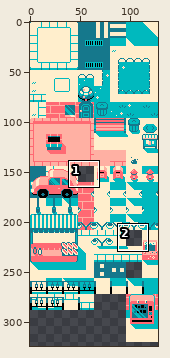
File history of a pixel-art file, tools/porytiles/_raw_tilesets/primary/tamatown/tilesetase.ase. Above, an overview of the earlier version with the close-up marked.
Close-up. As it was:
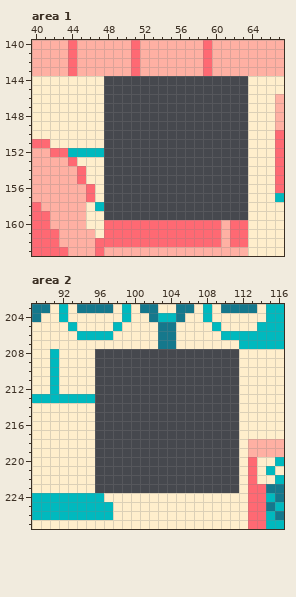
128x336 pixels, 1 frame. Shown: area 1: x 40..67, y 140..163; area 2: x 89..116, y 203..227. The wide view leaves out empty margins.
The same view after the edit:
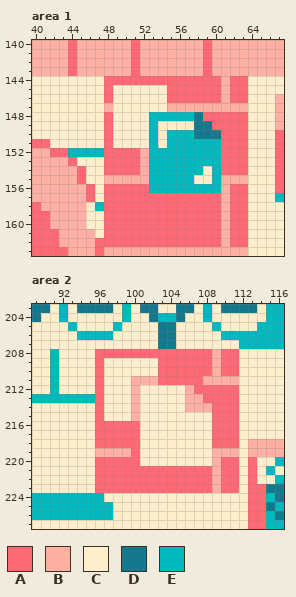
Palette (. is transparent): A #ff6973  B #ffb0a3  C #ffeecc  D #15788c  E #00b9be
From old to new:
Changed rows in their new state; - is an unchanged pixel.
Area 1, layers "middle", "bottom":
first column x 48:
144 AAAAAAAAAAAAABAA
145 ACCCCCCAAAAAABAA
146 ACCCCCCAAAAAABAA
147 BCCCCCCBBBBBBBBB
148 ACCCCEEEEEDAAAAA
149 ACCCCECCCCDDAAAA
150 ACCCCECEEEDDDAAA
151 ACCCCECEEEEEEAAA
152 AAAABEEEEEEEEAAA
153 AAAABEEEEEEEEAAA
154 AAAABEEEEEECEAAA
155 BBBBBEEEEECCEBBB
156 AAAAAEEEEEEEEBAA
157 AAAAAAAAAAAAABAA
158 AAAAAAAAAAAAABAA
159 AAAAAAAAAAAAABAA
Area 2, layers "middle", "bottom":
first column x 96:
208 AAAAAAAAAAAAABAA
209 ACCCCCCAAAAAABAA
210 ACCCCCCAAAAAABAA
211 ACCCBBBAAAAABBBB
212 ACCCBCCCCCBAAAAA
213 ACCCBCCCCCBBAAAA
214 ACCCBCCCCCBBBAAA
215 ACCCBCCCCCCCCAAA
216 AAAAACCCCCCCCAAA
217 AAAAACCCCCCCCAAA
218 AAAAACCCCCCCCAAA
219 BBBBACCCCCCCCBBB
220 AAAAACCCCCCCCBAA
221 AAAAAAAAAAAAABAA
222 AAAAAAAAAAAAABAA
223 AAAAAAAAAAAAABAA
Boxes around the changes in both close-ups, in picture pixels (x1, y1, x2, y2):
added: (104, 76, 248, 220)
added: (95, 349, 239, 493)
